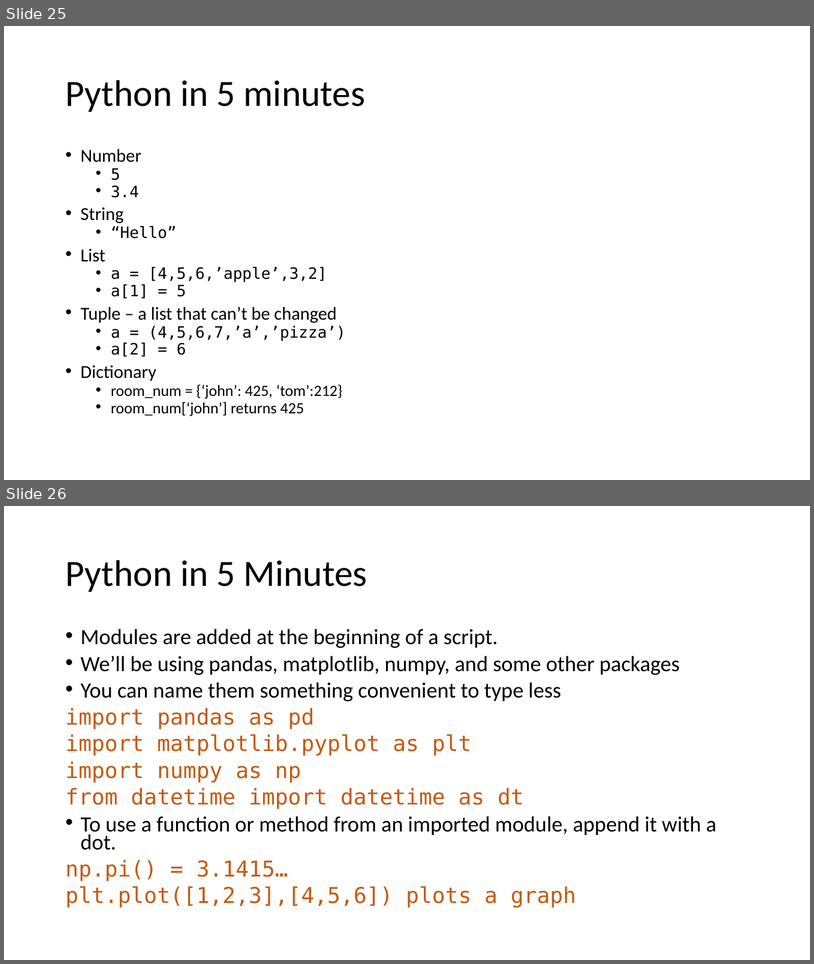
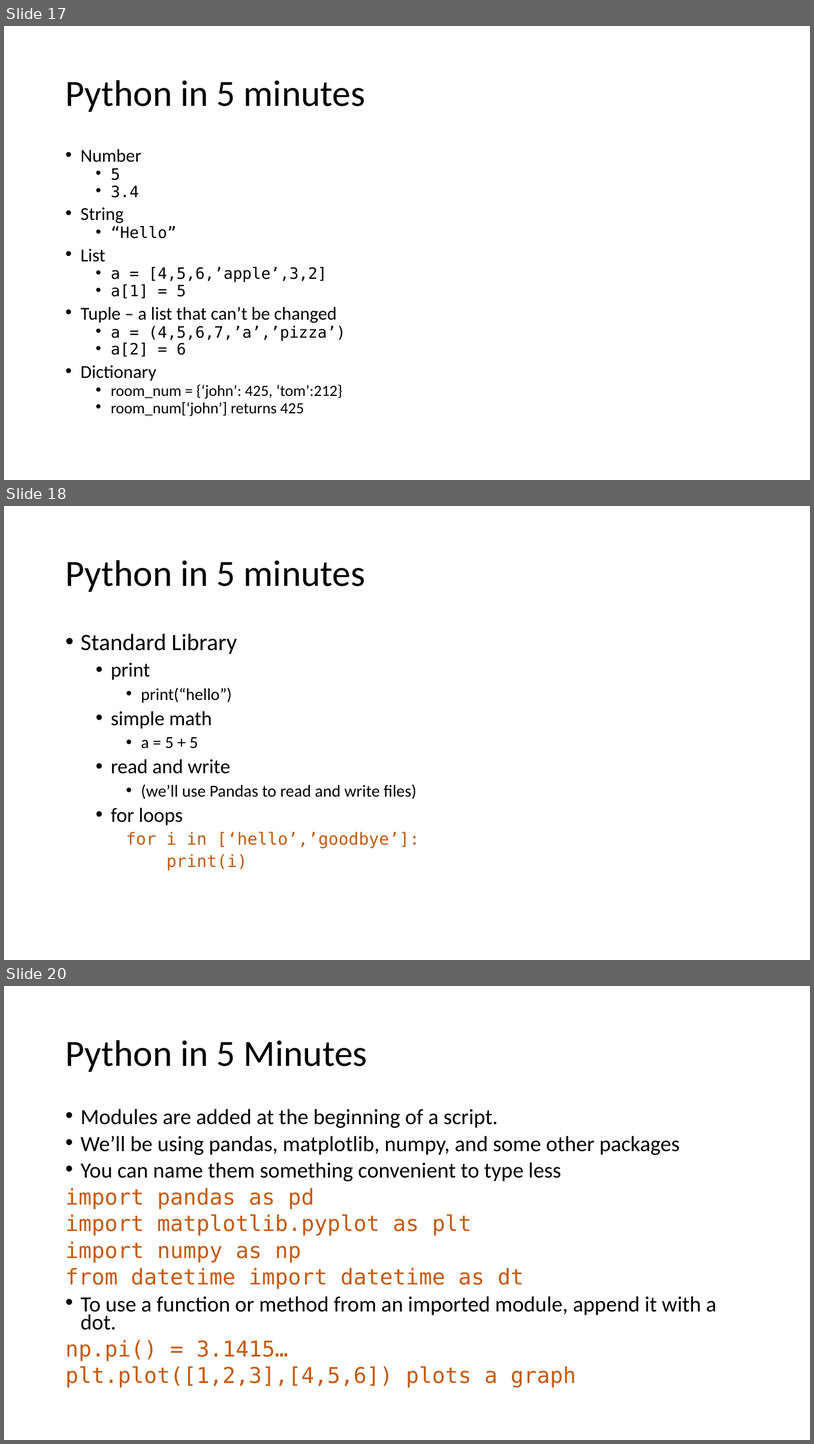
Before and after one commit to LimnoTech/Python-Data-Analysis-Course, a slide deck: Day1/IntroToPython/IntroToPython.pptx. Shown one above the other, each under a label of ours: slides 25 and 26 before the commit, slides 17, 18 and 20 after it; the slides between them are not shown. The pictures are 814x964 and 814x1444 pixels, drawn with LibreOffice and Linux fonts; fonts in the diff are those of the drawing. Boxes give left, top, right and bottom in pixels: in the first picture for what was removed or moved away, otherwise in the second. Text is boxed around its words. In the diff, an @@ line names an element or a change of style, - is before the commit and + after.

```diff
--- a/Day1/IntroToPython/IntroToPython.pptx
+++ b/Day1/IntroToPython/IntroToPython.pptx
@@ slide 18 added at (4, 506, 810, 960), background #FFFFFF @@
@@ title added at (65, 560, 366, 592), 44 pt, text #000000 @@
+Python in 5 minutes
@@ text added at (81, 633, 420, 870), 20 pt, text #000000 @@
+• Standard Library
+  • print
+    • print(“hello”)
+  • simple math
+    • a = 5 + 5
+  • read and write
+    • (we’ll use Pandas to read and write files)
+  • for loops
+    for i in [‘hello’,’goodbye’]:
+    print(i)
@@ what was slide 25 is now slide 17 @@
@@ what was slide 26 is now slide 20 @@
```
Also in this commit, not shown: 7 slides changed, 9 other slides added, 3 slides removed, 1 other file.
